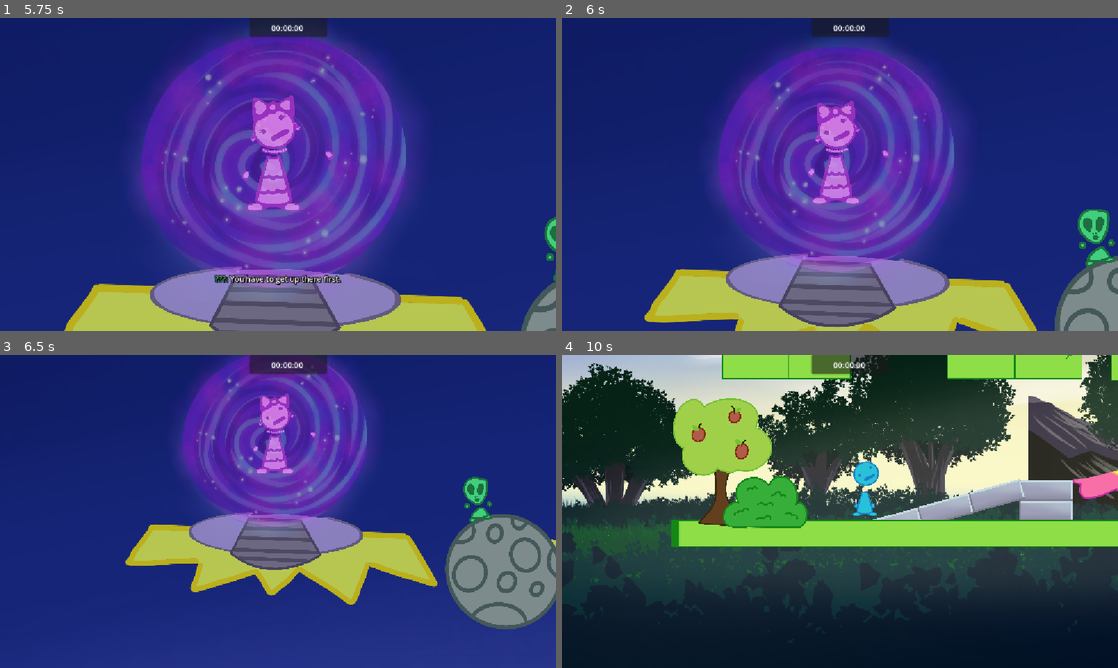
Above: before the commit, frames 1-4 (two rows, left to right).
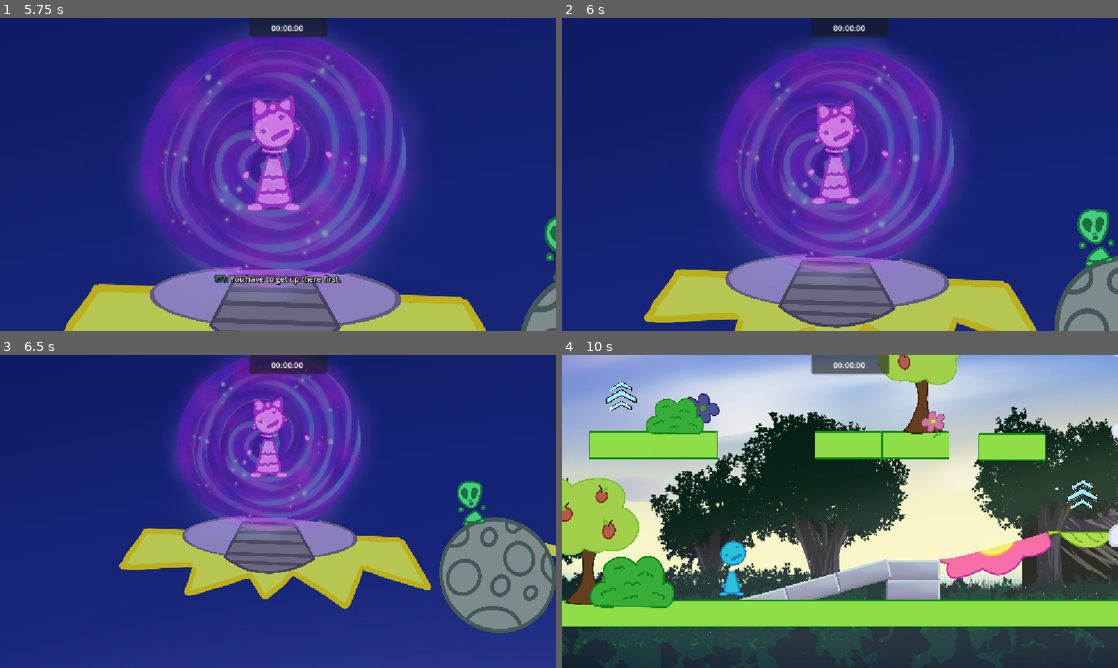
Above: after the commit, the same moments.

Repository: average4136/head-over-heels-game
Game: Godot game, scene res://Scenes/level-prelude-two.tscn
Same seed, same stepped clock (60 frames per second), same inputs: the game is played once before the commit and once after it. This scene is started directly instead of the project's main scene.
Inputs:
- Up to frame 1 (5.75 s): tap Enter (ui_accept) at 0.5, 2, 3.5, 4.25, 5 s; hold D (move_right) 0.53-2.03 s; tap Space (jump) at 0.77, 1.52, 3.02, 3.77, 4.52 s; hold A (move_left) 2.03-2.78 s; hold D (move_right) 2.78-4.28 s; hold A (move_left) 4.28-5.03 s; hold D (move_right) from 5.03 s (still down)
- Up to frame 2 (6 s): tap Enter (ui_accept) at 5.75 s; release D (move_right) at 5.78 s; hold A (move_left) from 5.78 s (still down)
- Up to frame 3 (6.5 s): keep holding A (move_left); tap Space (jump) at 6.02 s
- Up to frame 4 (10 s): tap Space (jump) at 6.77, 7.52, 9.02, 9.77 s; release A (move_left) at 7.28 s; hold D (move_right) 7.28-9.53 s; hold A (move_left) from 9.53 s (still down)

Frame 1 is identical in both runs. In frame 2, 0.6% of the frame differs, in the area x 14-100%, y 15-100%; in frame 3, 14%; in frame 4, 90%, in the area x 0-100%, y 0-100%.

Commit message:
Update level-prelude-two.tscn

Diff:
--- a/Scenes/level-prelude-two.tscn
+++ b/Scenes/level-prelude-two.tscn
@@ -171,4 +171,4 @@
 position = Vector2(-49938, -4982)
 
 [node name="SpawnPos" type="Marker2D" parent="." unique_id=27275919]
-position = Vector2(-49924, 327)
+position = Vector2(-49405, 16)
